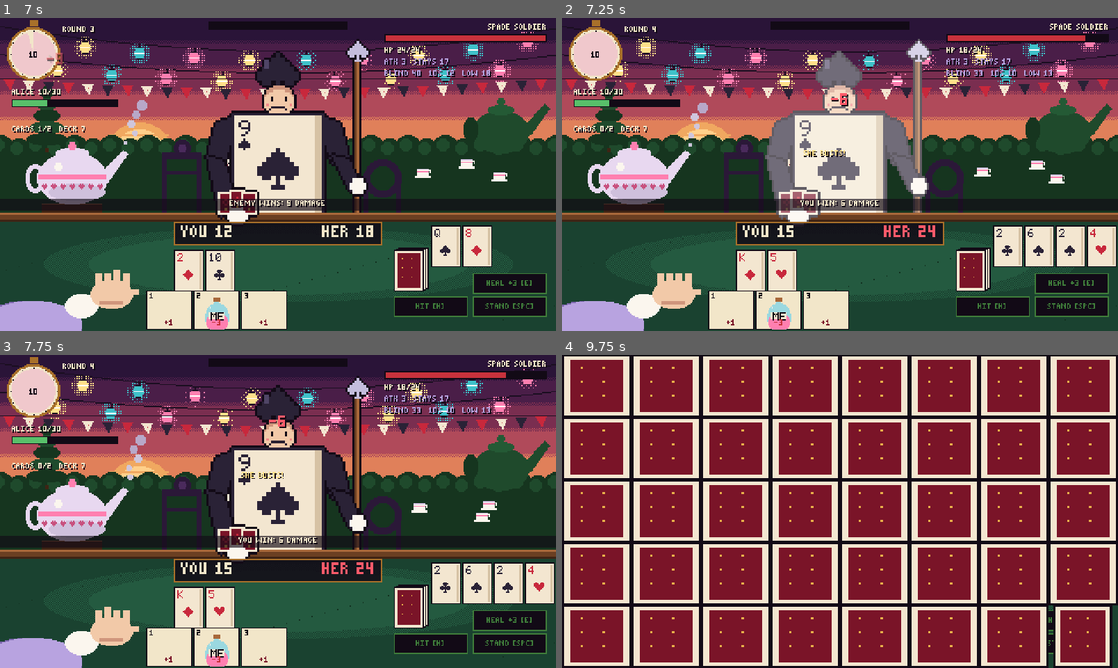
Above: before the commit, frames 1-4 (two rows, left to right).
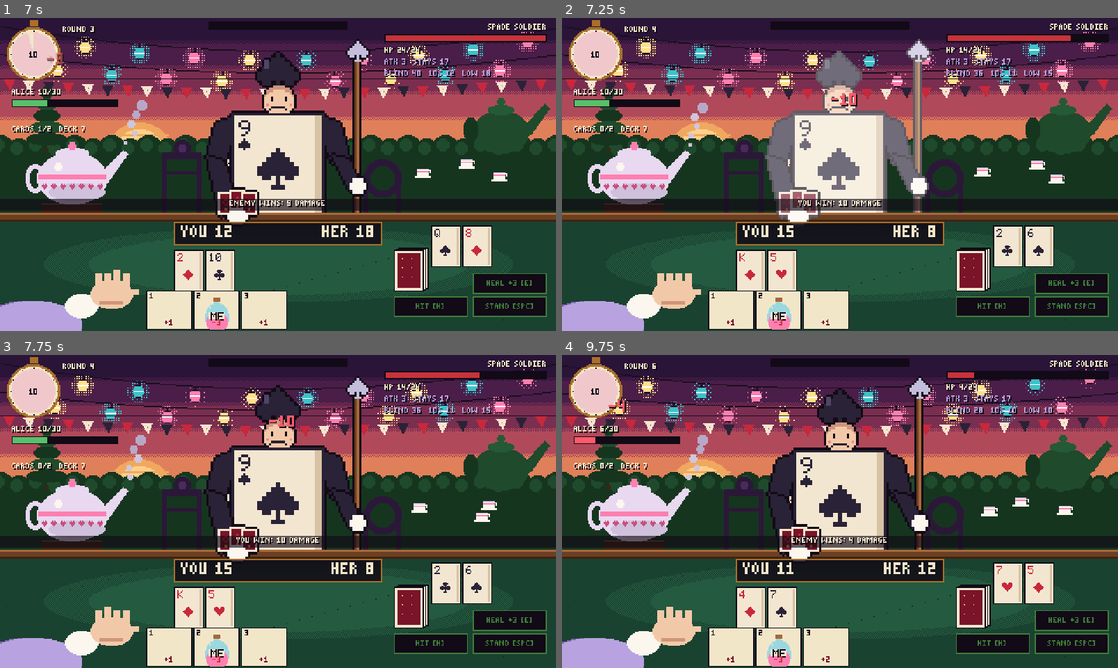
Above: after the commit, the same moments.

Repository: Arvin-17/CardClash
Game: Godot game, scene res://scenes/main_menu.tscn
Same seed, same stepped clock (60 frames per second), same inputs: the game is played once before the commit and once after it.
Inputs (mouse positions are in pixels of both pictures, inside the frame that each line leads up to):
- Up to frame 1 (7 s): click "NEW RUN [ENTER]" at 0.5 s; click "NEW RUN [ENTER]" at 1.25 s; tap Space at 2, 2.1, 2.27, 2.57, 4.52, 4.55, 4.82, 5.3, 6.02, 6.05, 6.32, 6.77, 6.8 s; move the mouse to (400, 158) at 2.02 s; hold D 2.03-2.75 s; click "FIGHT [ENTER]" at 2.75 s; click "STAND [SPC]" at 3.5 s; move the mouse to (166, 190) at 4.27 s; hold S 4.28-5.03 s; tap M at 4.35 s; move the mouse to (333, 105) at 5.02 s; hold D 5.03-6.53 s; tap H at 5.1 s; move the mouse to (250, 237) at 5.77 s; tap E at 5.85 s; move the mouse to (444, 221) at 6.52 s; hold S from 6.53 s (still down); tap 1 at 6.6 s
- Up to frame 2 (7.25 s): keep holding S; tap Space at 7.07 s
- Up to frame 3 (7.75 s): keep holding S; move the mouse to (111, 464) at 7.27 s; tap 2 at 7.35 s; tap Space at 7.52, 7.55 s
- Up to frame 4 (9.75 s): tap Space at 7.82, 8.3, 9.02, 9.05, 9.32 s; move the mouse to (867, 511) at 8.02 s; tap 3 at 8.1 s; move the mouse to (756, 433) at 8.77 s; release S at 8.78 s; hold D from 8.78 s (still down); tap 4 at 8.85 s; move the mouse to (962, 495) at 9.52 s; tap 5 at 9.6 s

Frame 1 is identical in both runs. In frame 2, 2.1% of the frame differs, in the area x 42-100%, y 5-80%; in frame 3, 2.1%; in frame 4, 95%, in the area x 0-100%, y 0-100%.

Commit message:
STAND freezes the enemy and compares totals immediately
player_stand() stops both sides: the enemy can't add another card, and
the round resolves on the totals as they are. This replaces the enemy
playing out its turn after you stand, so standing fast can catch the
enemy before it has drawn up.

Diff:
--- a/game/scripts/battle/battle_controller.gd
+++ b/game/scripts/battle/battle_controller.gd
@@ -8,8 +8,8 @@
 ##               SURPRISE
 ##
 ## Rounds are real-time inside a short window (round.seconds) but resolve in fixed steps,
-## so they stay fair and testable. STAND ends the round at once (the enemy finishes its
-## turn instantly), and so does a super bust (30+). Logic changes state first, then emits on Events. The UI only
+## so they stay fair and testable. STAND ends the round at once (the enemy's cards freeze
+## where they are), and so does a super bust (30+). Logic changes state first, then emits on Events. The UI only
 ## calls hit()/stay()/play() and listens; it never changes game state itself.
 
 enum State { DEAL, ROUND_ACTIVE, SURPRISE, RESOLVE, BATTLE_END }
@@ -99,10 +99,9 @@
 func stay() -> void:
 	if not can_act():
 		return
-	battle.player_stay()
+	# STAND ends the round now: the enemy can't add another card, totals are compared as they are.
+	battle.player_stand()
 	Events.message.emit("STAND ON %d." % battle.player.total(battle.target))
-	# STAND ends the round now: the enemy plays out the rest of its turn instantly.
-	battle.finish_enemy_turn()
 	_check_round_end()
 
 
--- a/game/scripts/core/battle_state.gd
+++ b/game/scripts/core/battle_state.gd
@@ -359,15 +359,11 @@
 	return both_done() or player_super_bust()
 
 
-## Stand ends the round at once: the enemy plays out the rest of its turn instantly.
-func finish_enemy_turn() -> void:
-	var guard := 0
-	while not enemy.stayed and guard < 20:
-		guard += 1
-		if EnemyAI.decide(self) == EnemyAI.HIT:
-			enemy_hit()
-		else:
-			enemy_stay()
+## Stand ends the round on the spot: the enemy's cards freeze where they are and the totals
+## are compared right away. Standing fast can catch the enemy before it has drawn up.
+func player_stand() -> void:
+	player.stayed = true
+	enemy.stayed = true
 
 
 ## The round timer ran out: everyone stays.
